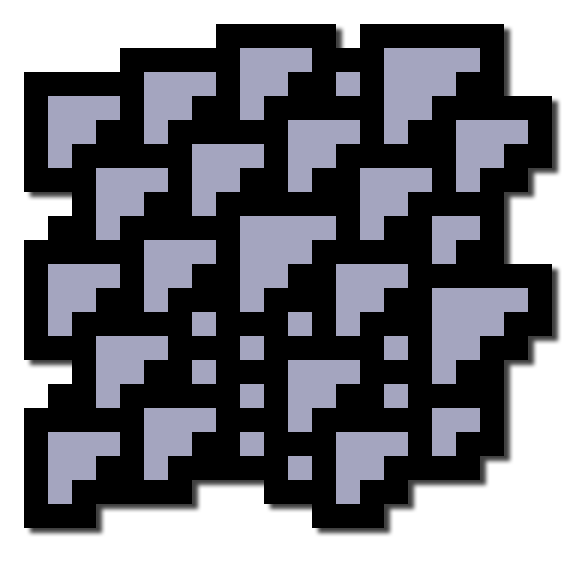
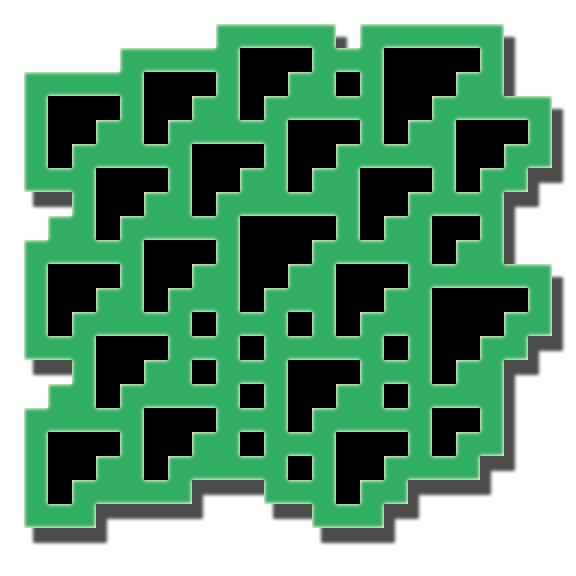
Layer changes from the first 576x576 image to the second:
pixels changed over [24, 24, 566, 546] (layer not identified)
